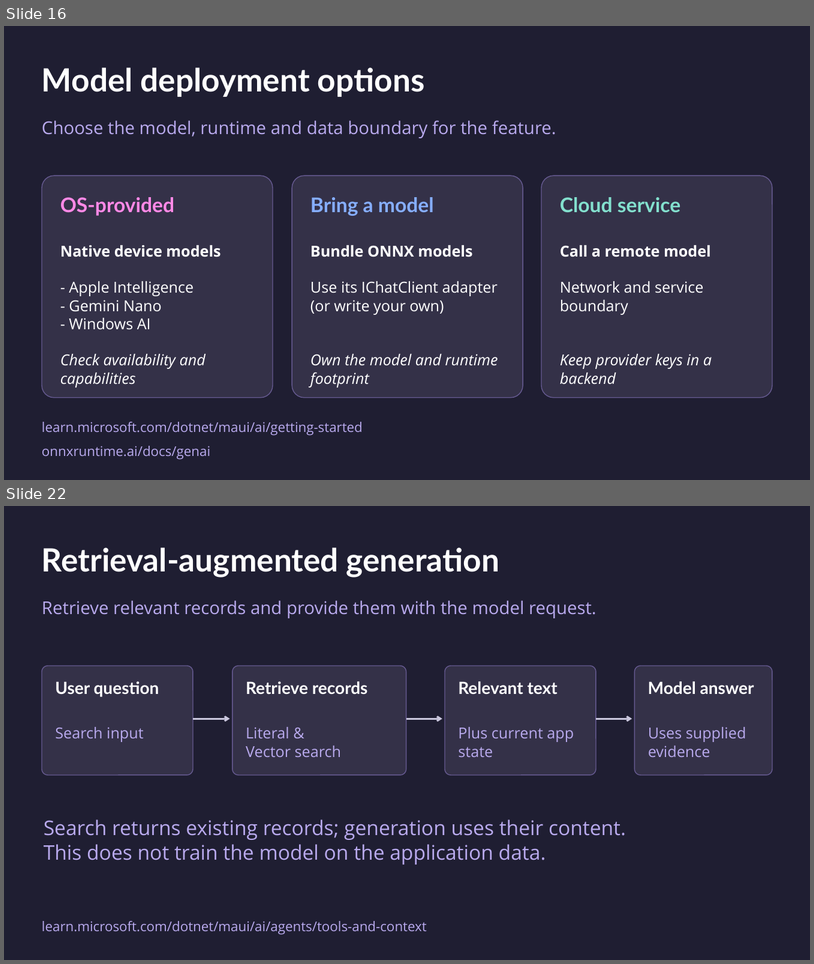
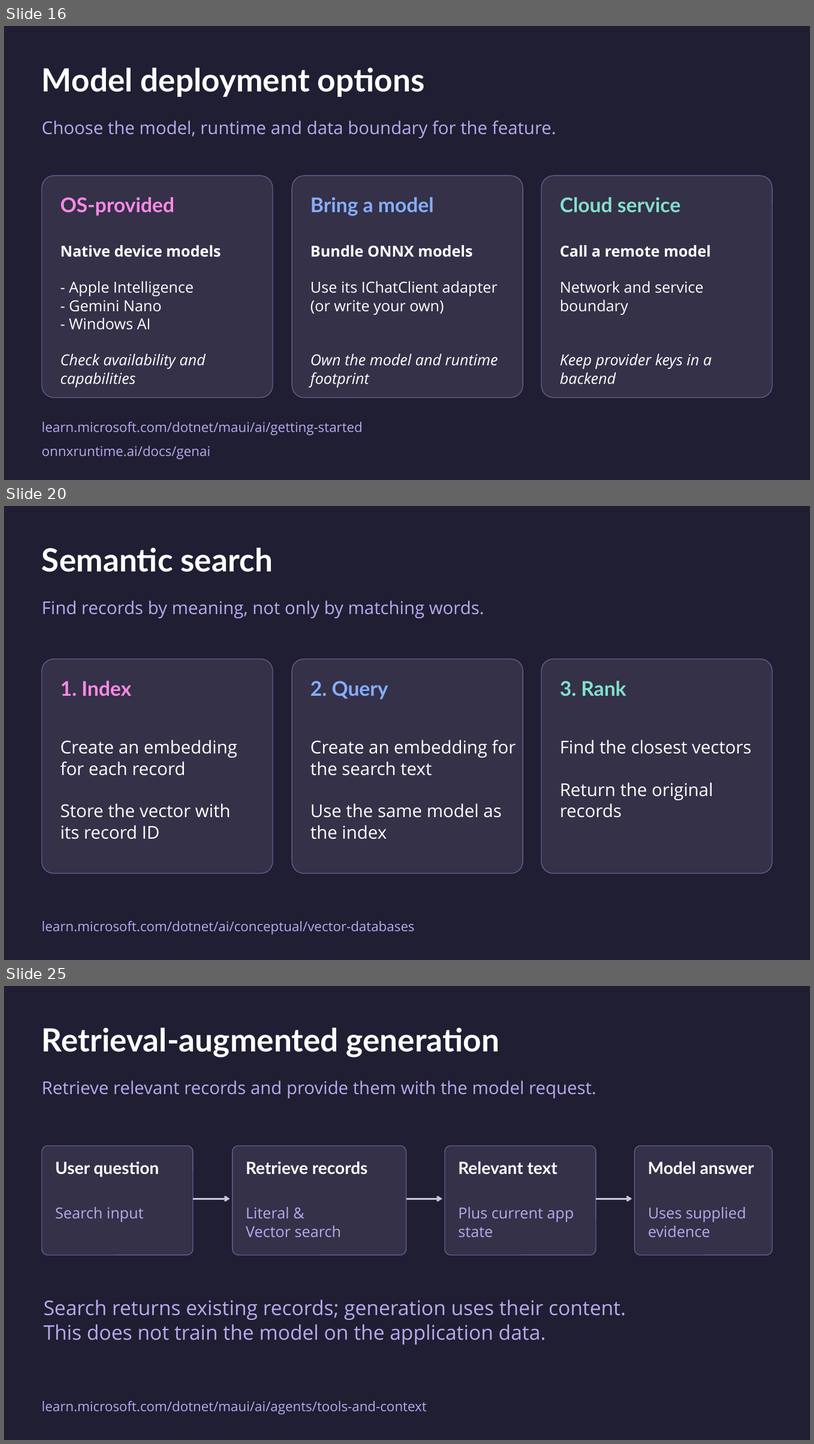
Before and after one commit to mattleibow/dotnetconf2026, a slide deck: slides.pptx. Shown one above the other, each under a label of ours: slides 16 and 22 before the commit, slides 16, 20 and 25 after it; the slides between them are not shown. The pictures are 814x964 and 814x1444 pixels, drawn with LibreOffice and Linux fonts; fonts in the diff are those of the drawing. Boxes give left, top, right and bottom in pixels: in the first picture for what was removed or moved away, otherwise in the second. Text is boxed around its words. In the diff, an @@ line names an element or a change of style, - is before the commit and + after.

```diff
--- a/slides.pptx
+++ b/slides.pptx
@@ slide 20 added at box(4, 506, 810, 960), background #1F1E32 @@
@@ text added at box(42, 547, 273, 572), 38 pt, text #FFFFFF, bold @@
+Semantic search
@@ text added at box(42, 600, 485, 618), 21 pt, text #B9AAEE @@
+Find records by meaning, not only by matching words.
@@ rounded rectangle added at box(42, 659, 273, 873), fill #343148, outline #665A91 1 pt @@
@@ rounded rectangle added at box(292, 659, 523, 873), fill #343148, outline #665A91 1 pt @@
@@ rounded rectangle added at box(542, 659, 773, 873), fill #343148, outline #665A91 1 pt @@
@@ text added at box(60, 681, 131, 696), 24 pt, text #FF89E7, bold @@
+1. Index
@@ text added at box(311, 681, 389, 699), 24 pt, text #86AEFF, bold @@
+2. Query
@@ text added at box(560, 681, 626, 696), 24 pt, text #83E0CE, bold @@
+3. Rank
@@ text added at box(60, 739, 237, 839), 21 pt, text #FFFFFF @@
+Create an embedding for each record
+Store the vector with its record ID
@@ text added at box(311, 739, 516, 839), 21 pt, text #FFFFFF @@
+Create an embedding for the search text
+Use the same model as the index
@@ text added at box(560, 739, 752, 817), 21 pt, text #FFFFFF @@
+Find the closest vectors
+Return the original records
@@ text added at box(42, 921, 415, 934), 16 pt, text #B9AAEE @@
+learn.microsoft.com/dotnet/ai/conceptual/vector-databases
@@ what was slide 22 is now slide 25 @@
```
Also in this commit, not shown: 3 slides changed, 3 other slides added.
